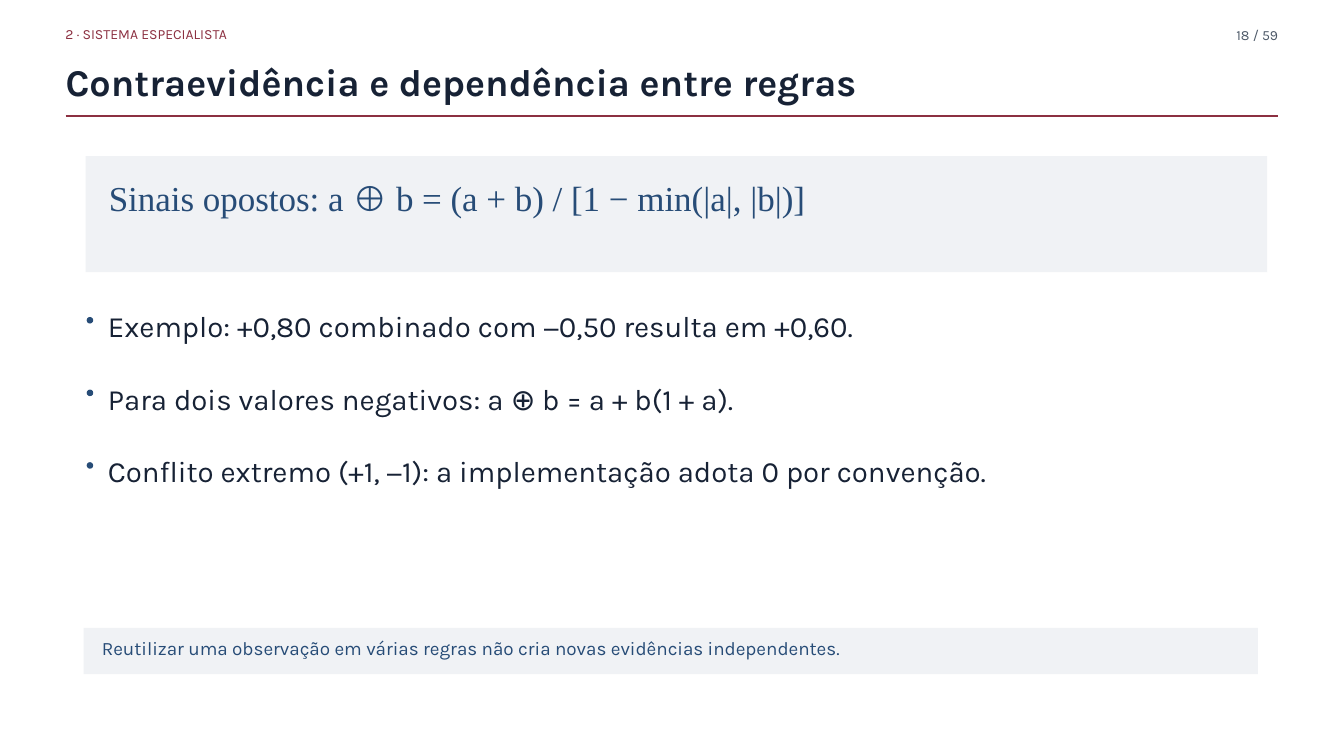
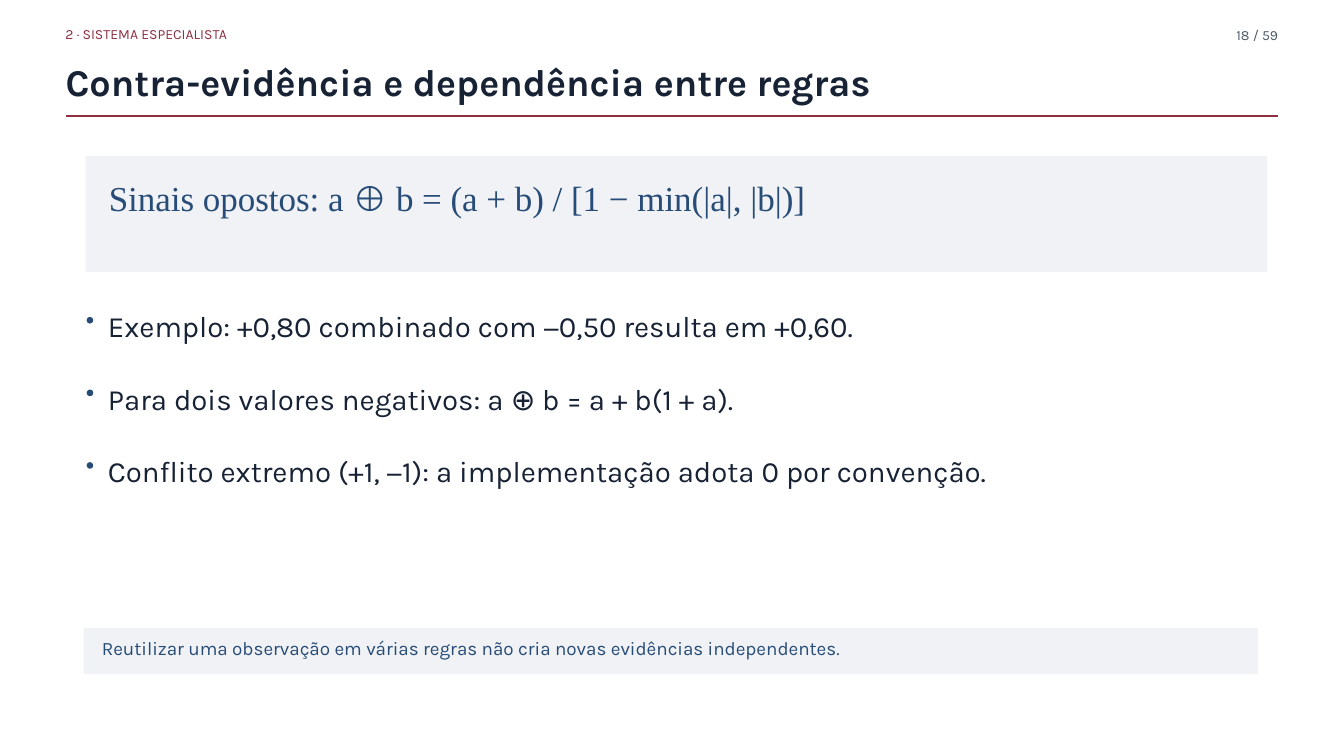
Before and after one commit to fsd-dantas/ai4systems, a slide deck: slide 18 of docs/presentation/mini-systems-presentation.pptx. Drawn at 1344x756 pixels with LibreOffice and Linux fonts; fonts in the diff are those of the drawing; background and template pictures are left out. Boxes give left, top, right and bottom in pixels: in the first picture for what was removed or moved away, otherwise in the second. Text is boxed around its words. In the diff, an @@ line names an element or a change of style, - is before the commit and + after.

```diff
--- a/docs/presentation/mini-systems-presentation.pptx
+++ b/docs/presentation/mini-systems-presentation.pptx
@@ text at box(66, 67, 871, 106): text changed @@
-Contraevidência e dependência entre regras
+Contra-evidência e dependência entre regras
```
Also in this commit, not shown: 5 other slides changed, 10 other files.
